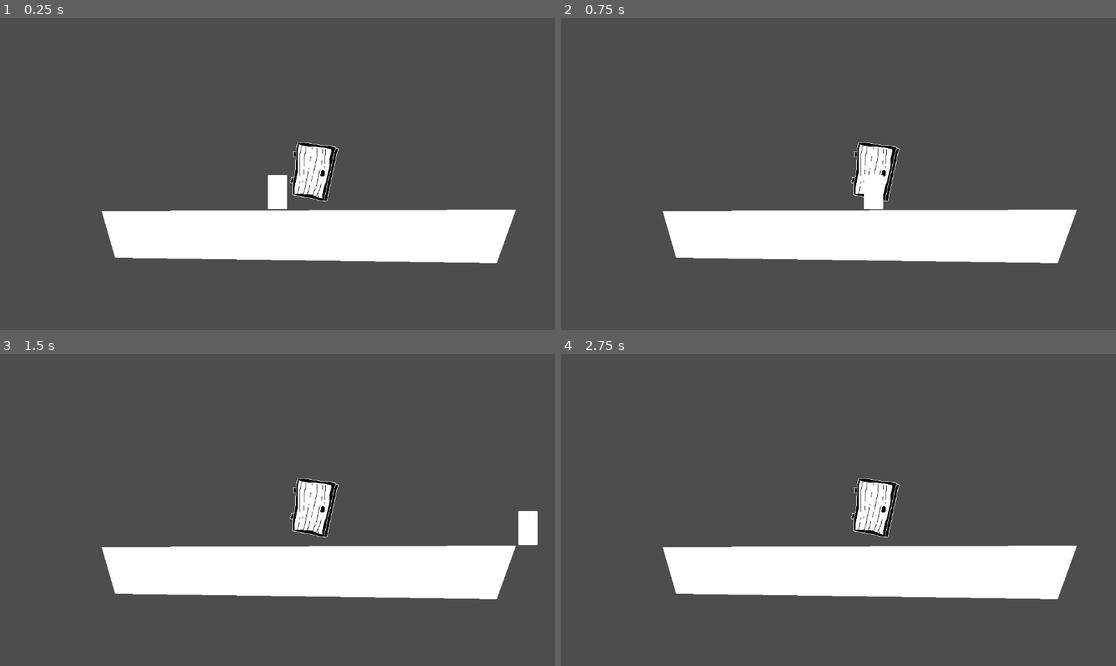
Above: before the commit, frames 1-4 (two rows, left to right).
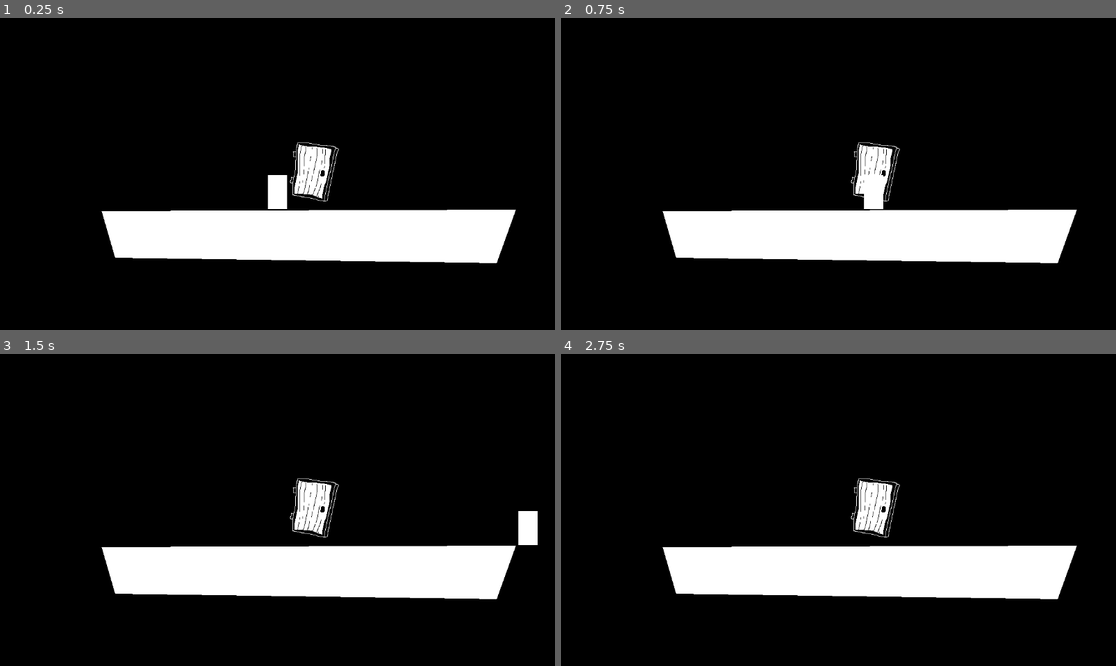
Above: after the commit, the same moments.

Repository: tewly27/Doorgeon
Game: Godot game, scene res://main.tscn
Two runs of this game, one before a commit and one after it. Both use one fixed random seed, a clock stepped at 60 frames per second and the inputs below.
Inputs:
- Up to frame 1 (0.25 s): no input
- Up to frame 2 (0.75 s): tap Enter at 0.5 s; hold D (move_right) from 0.53 s (still down)
- Up to frame 3 (1.5 s): keep holding D (move_right); tap Space (jump) at 0.77 s
- Up to frame 4 (2.75 s): tap Space (jump) at 1.52, 2 s; release D (move_right) at 2.03 s; hold A (move_left) from 2.03 s (still down)

The runs differ from the first frame. In frame 1, 87% of the frame differs, in the area x 0-100%, y 0-100%; in frame 2, 87%; in frame 3, 87%; in frame 4, 87%.

Commit message:
add map1 + project setting for pixel art

Diff:
--- /dev/null
+++ b/map1.tscn
@@ -0,0 +1,128 @@
+[gd_scene load_steps=7 format=3 uid="uid://m141kjn52usb"]
+
+[ext_resource type="Texture2D" uid="uid://bjjbtkskm3c6c" path="res://tile1.png" id="1_bptcu"]
+[ext_resource type="Texture2D" uid="uid://cwalq6kn21ebe" path="res://door1.png" id="2_ax0yd"]
+
+[sub_resource type="TileSetAtlasSource" id="TileSetAtlasSource_0jxq5"]
+texture = ExtResource("1_bptcu")
+texture_region_size = Vector2i(20, 20)
+0:0/0 = 0
+1:0/0 = 0
+2:0/0 = 0
+3:0/0 = 0
+4:0/0 = 0
+5:0/0 = 0
+6:0/0 = 0
+7:0/0 = 0
+0:1/0 = 0
+1:1/0 = 0
+2:1/0 = 0
+3:1/0 = 0
+4:1/0 = 0
+5:1/0 = 0
+6:1/0 = 0
+7:1/0 = 0
+0:2/0 = 0
+1:2/0 = 0
+2:2/0 = 0
+3:2/0 = 0
+4:2/0 = 0
+5:2/0 = 0
+6:2/0 = 0
+7:2/0 = 0
+0:3/0 = 0
+1:3/0 = 0
+2:3/0 = 0
+3:3/0 = 0
+4:3/0 = 0
+5:3/0 = 0
+6:3/0 = 0
+7:3/0 = 0
+0:4/0 = 0
+1:4/0 = 0
+2:4/0 = 0
+3:4/0 = 0
+4:4/0 = 0
+5:4/0 = 0
+6:4/0 = 0
+7:4/0 = 0
+0:5/0 = 0
+1:5/0 = 0
+2:5/0 = 0
+3:5/0 = 0
+4:5/0 = 0
+5:5/0 = 0
+6:5/0 = 0
+7:5/0 = 0
+0:6/0 = 0
+1:6/0 = 0
+2:6/0 = 0
+3:6/0 = 0
+4:6/0 = 0
+5:6/0 = 0
+6:6/0 = 0
+7:6/0 = 0
+0:7/0 = 0
+1:7/0 = 0
+2:7/0 = 0
+3:7/0 = 0
+4:7/0 = 0
+5:7/0 = 0
+6:7/0 = 0
+7:7/0 = 0
+0:8/0 = 0
+1:8/0 = 0
+2:8/0 = 0
+3:8/0 = 0
+4:8/0 = 0
+5:8/0 = 0
+6:8/0 = 0
+7:8/0 = 0
+0:9/0 = 0
+1:9/0 = 0
+2:9/0 = 0
+3:9/0 = 0
+4:9/0 = 0
+5:9/0 = 0
+6:9/0 = 0
+7:9/0 = 0
+0:10/0 = 0
+1:10/0 = 0
+2:10/0 = 0
+3:10/0 = 0
+4:10/0 = 0
+5:10/0 = 0
+6:10/0 = 0
+7:10/0 = 0
+
+[sub_resource type="TileSet" id="TileSet_b58ep"]
+tile_size = Vector2i(20, 20)
+sources/0 = SubResource("TileSetAtlasSource_0jxq5")
+
+[sub_resource type="Environment" id="Environment_6f4ga"]
+background_mode = 3
+glow_enabled = true
+glow_intensity = 0.55
+glow_bloom = 0.15
+glow_blend_mode = 0
+adjustment_brightness = 4.25
+
+[sub_resource type="CameraAttributesPractical" id="CameraAttributesPractical_0vpu4"]
+
+[node name="Map1" type="Node2D"]
+
+[node name="Camera2D" type="Camera2D" parent="."]
+zoom = Vector2(2, 2)
+
+[node name="TileMap" type="TileMap" parent="."]
+tile_set = SubResource("TileSet_b58ep")
+format = 2
+layer_0/tile_data = PackedInt32Array(196600, 262144, 6, 196601, 262144, 6, 196602, 131072, 6, 196603, 196608, 6, 196604, 131072, 6, 196605, 131072, 6, 196606, 196608, 6, 196607, 131072, 6, 131072, 131072, 6, 131073, 131072, 6, 131074, 131072, 6, 131075, 196608, 6, 131076, 262144, 6, 131077, 131072, 6, 131078, 196608, 6, 131079, 262144, 6, 131080, 196608, 6, 131081, 262144, 6, 131082, 131072, 6, 0, 196608, 4, 65536, 196608, 5)
+
+[node name="Door1" type="Sprite2D" parent="."]
+position = Vector2(107, -212)
+texture = ExtResource("2_ax0yd")
+
+[node name="WorldEnvironment" type="WorldEnvironment" parent="."]
+environment = SubResource("Environment_6f4ga")
+camera_attributes = SubResource("CameraAttributesPractical_0vpu4")
--- a/project.godot
+++ b/project.godot
@@ -43,3 +43,11 @@
 , Object(InputEventKey,"resource_local_to_scene":false,"resource_name":"","device":-1,"window_id":0,"alt_pressed":false,"shift_pressed":false,"ctrl_pressed":false,"meta_pressed":false,"pressed":false,"keycode":0,"physical_keycode":87,"key_label":0,"unicode":119,"echo":false,"script":null)
 ]
 }
+
+[rendering]
+
+textures/canvas_textures/default_texture_filter=0
+anti_aliasing/screen_space_roughness_limiter/enabled=false
+environment/defaults/default_clear_color=Color(0, 0, 0, 1)
+2d/snap/snap_2d_transforms_to_pixel=true
+2d/snap/snap_2d_vertices_to_pixel=true
Binary file added: tile1.png
Not shown, added: tile1.png.import
